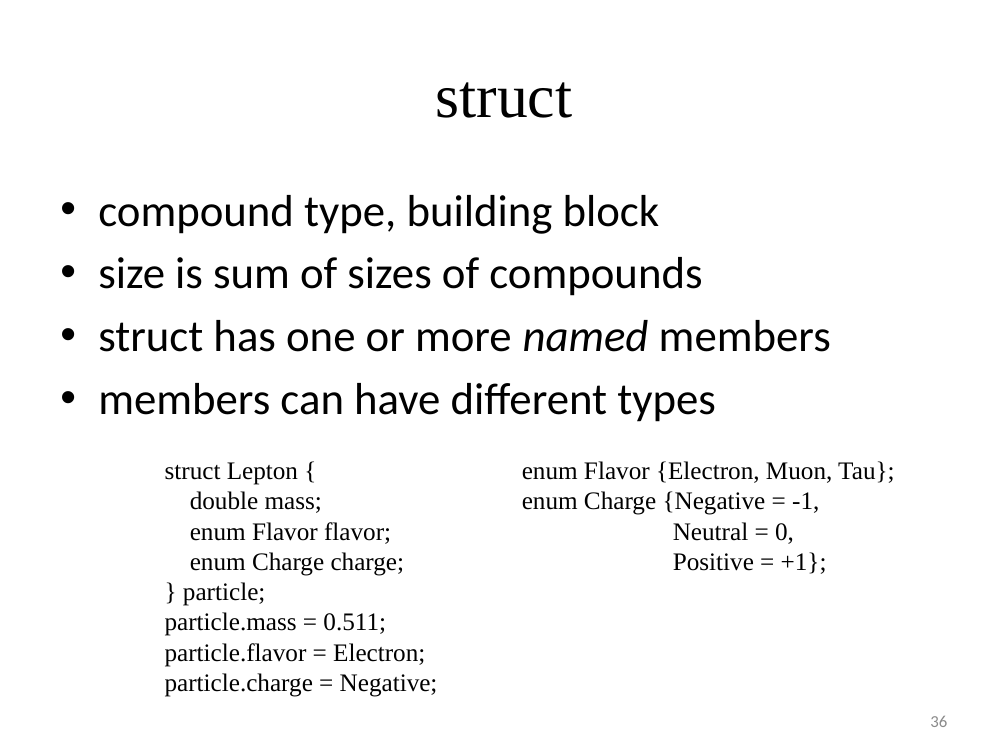
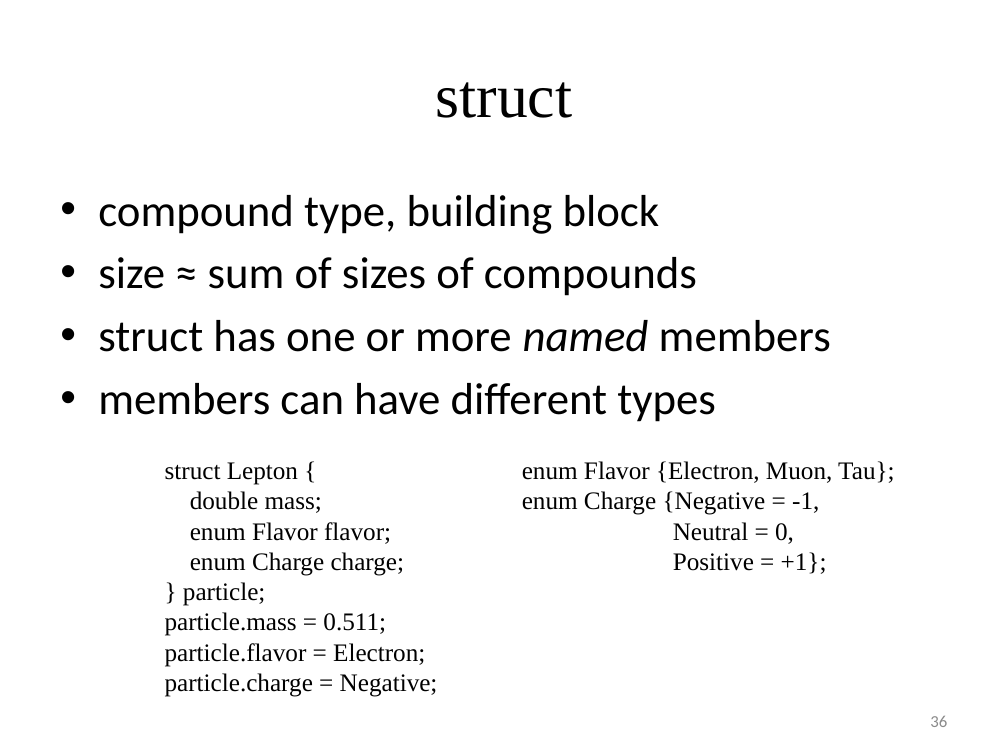
Before and after one commit to gjbex/Scientific-C, a slide deck: slide 36 of scientific_c.pptx. Drawn at 1008x756 pixels with LibreOffice and Linux fonts; fonts in the diff are those of the drawing. Boxes give left, top, right and bottom in pixels: in the first picture for what was removed or moved away, otherwise in the second. Text is boxed around its words. In the diff, an @@ line names an element or a change of style, - is before the commit and + after.

```diff
--- a/scientific_c.pptx
+++ b/scientific_c.pptx
@@ text at box(98, 257, 697, 296): text changed @@
-• size is sum of sizes of compounds
+• size ≈ sum of sizes of compounds
```
Also in this commit, not shown: 11 other slides changed.
